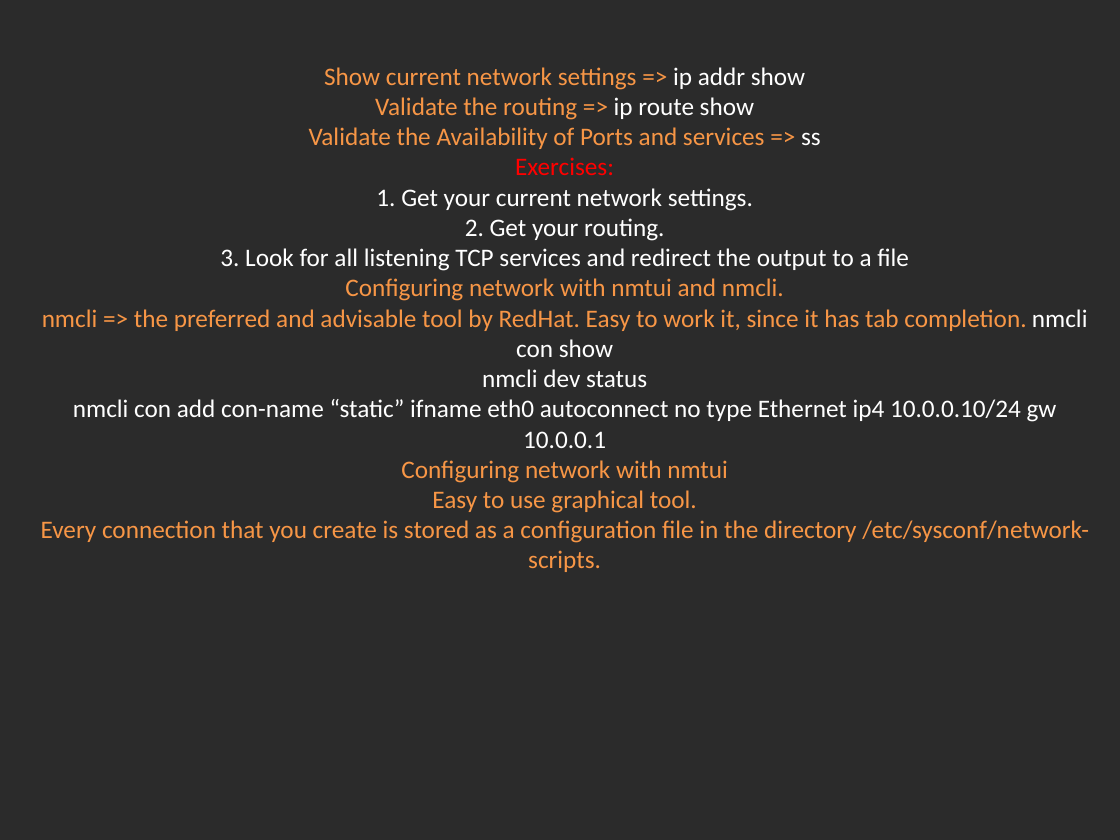
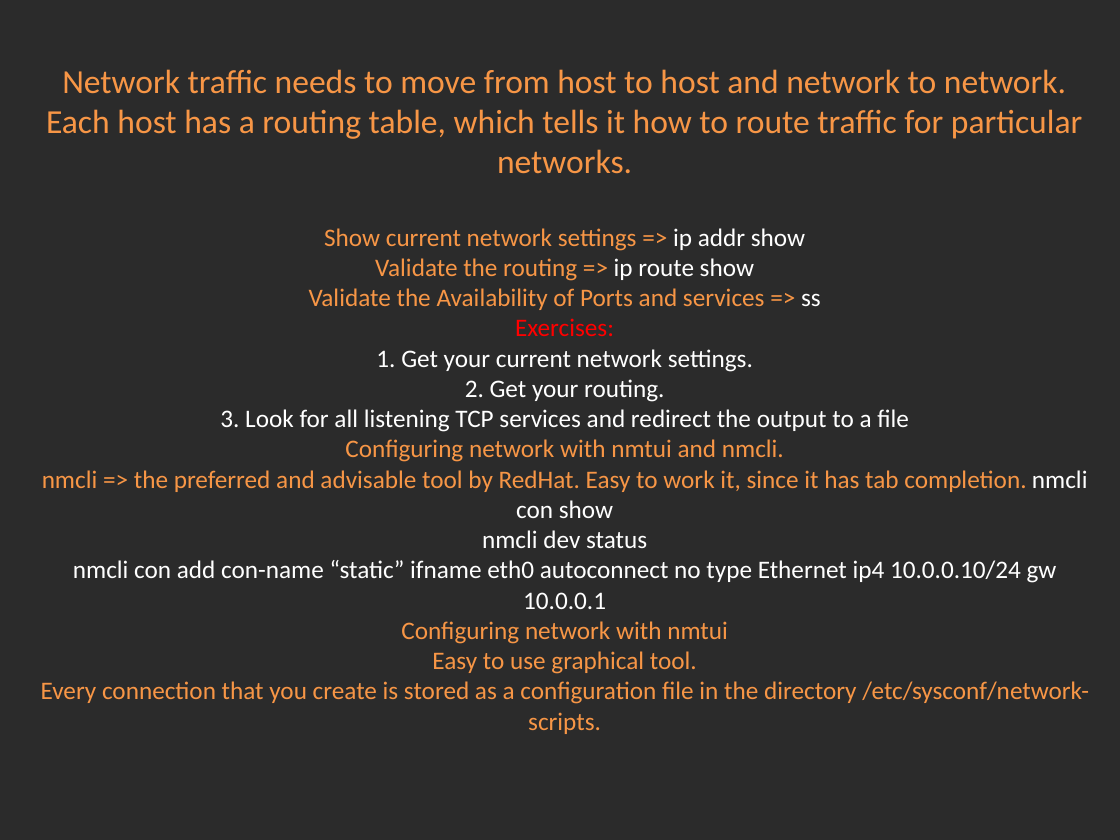
Before and after one commit to Academy-Soft-Intellect/Linux-Course, a slide deck: slide 9 of 06.Networking/06-Networking.pptx (slide 7 before the commit). Drawn at 1120x840 pixels with LibreOffice and Linux fonts; fonts in the diff are those of the drawing; background and template pictures are left out; a plain dark background stands for a picture behind light text. Boxes give left, top, right and bottom in pixels: in the first picture for what was removed or moved away, otherwise in the second. Text is boxed around its words. In the diff, an @@ line names an element or a change of style, - is before the commit and + after.

Commit message:
Network

```diff
--- a/06.Networking/06-Networking.pptx
+++ b/06.Networking/06-Networking.pptx
@@ title at bbox=[41, 69, 1089, 734]: text changed @@
-Show current network settings => ip addr show
-Validate the routing => ip route show
-Validate the Availability of Ports and services => ss
-Exercises:
-1. Get your current network settings.
-2. Get your routing.
-3. Look for all listening TCP services and redirect the output to a file
-Configuring network with nmtui and nmcli.
-nmcli => the preferred and advisable tool by RedHat. Easy to work it, since it has tab completion. nmcli con show
-nmcli dev status
-nmcli con add con-name “static” ifname eth0 autoconnect no type Ethernet ip4 10.0.0.10/24 gw 10.0.0.1
-Configuring network with nmtui
-Easy to use graphical tool.
-Every connection that you create is stored as a configuration file in the directory /etc/sysconf/network-scripts.
+Network traffic needs to move from host to host and network to network. Each host has a routing table, which tells it how to route traffic for particular networks.
+Show current network settings => ip addr show
+Validate the routing => ip route show
+Validate the Availability of Ports and services => ss
+Exercises:
+1. Get your current network settings.
+2. Get your routing.
+3. Look for all listening TCP services and redirect the output to a file
+Configuring network with nmtui and nmcli.
+nmcli => the preferred and advisable tool by RedHat. Easy to work it, since it has tab completion. nmcli con show
+nmcli dev status
+nmcli con add con-name “static” ifname eth0 autoconnect no type Ethernet ip4 10.0.0.10/24 gw 10.0.0.1
+Configuring network with nmtui
+Easy to use graphical tool.
+Every connection that you create is stored as a configuration file in the directory /etc/sysconf/network-scripts.
```
Also in this commit, not shown: 3 other slides changed, 2 slides added.
